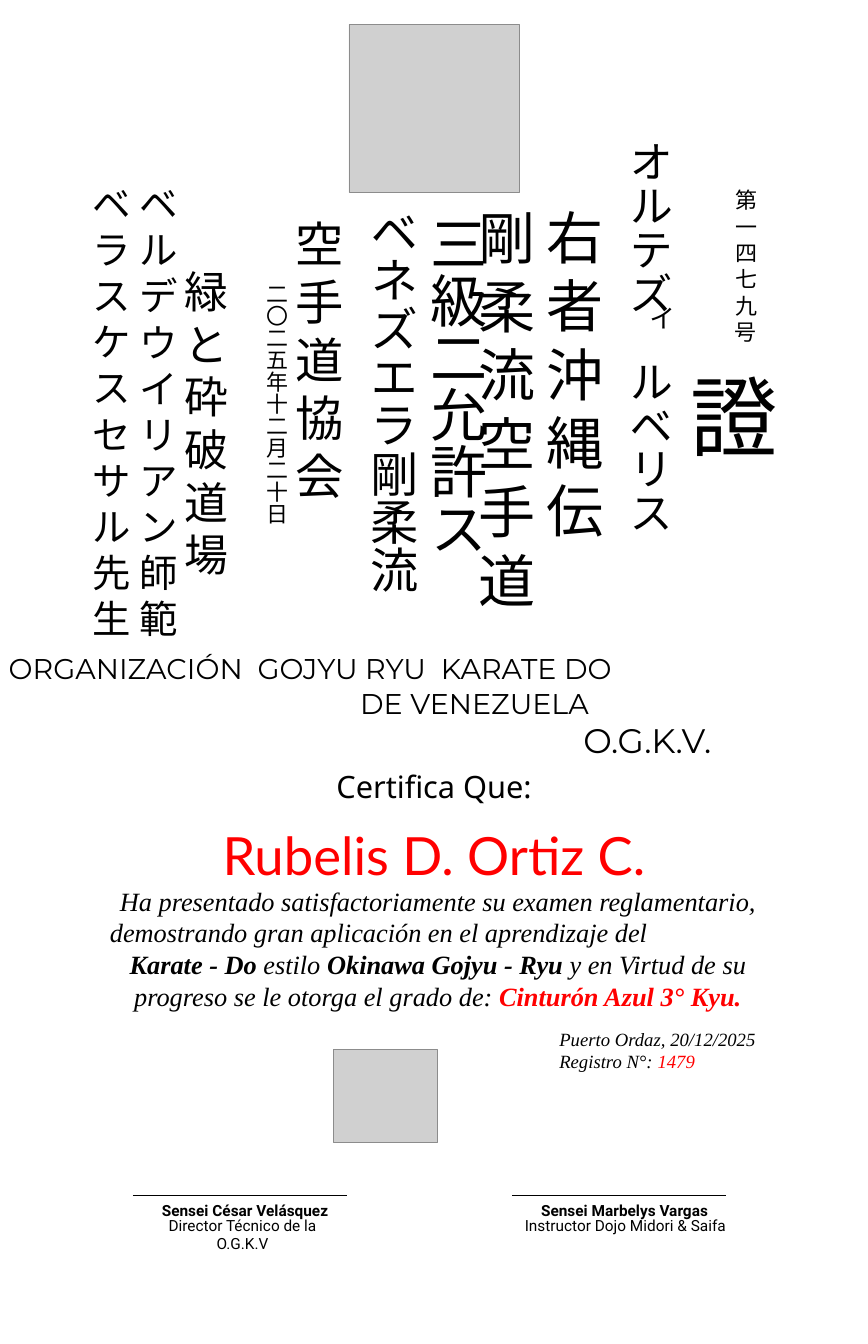
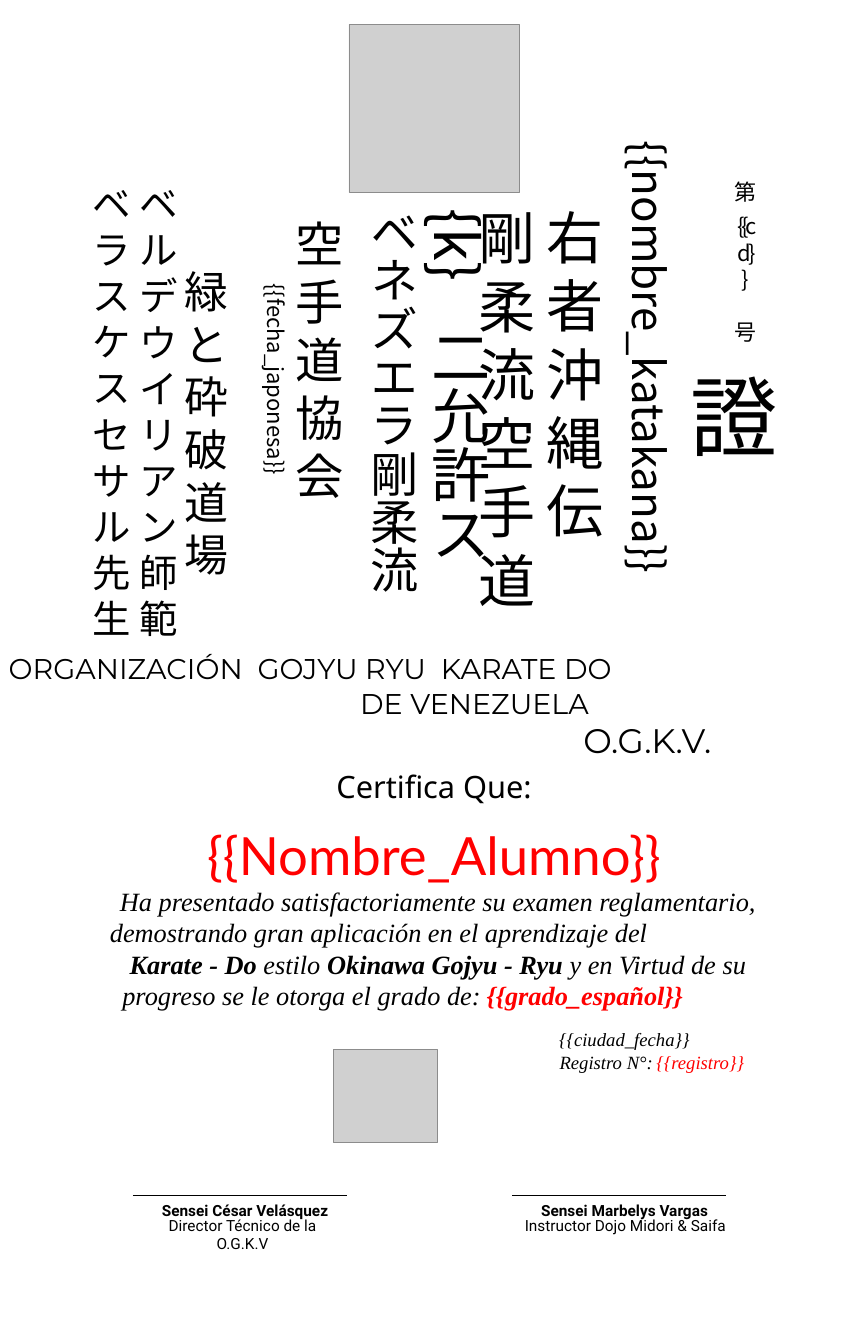
Before and after one commit to cdvfgit/ZenCert, a slide deck: slide 1 of plantillas/ogkv/ogkv_kyu_midori_saifa.pptx. Drawn at 868x1344 pixels with LibreOffice and Linux fonts; fonts in the diff are those of the drawing; grey boxes stand for pictures; background and template pictures are left out. Boxes give left, top, right and bottom in pixels: in the first picture for what was removed or moved away, otherwise in the second. Text is boxed around its words. In the diff, an @@ line names an element or a change of style, - is before the commit and + after.

```diff
--- a/plantillas/ogkv/ogkv_kyu_midori_saifa.pptx
+++ b/plantillas/ogkv/ogkv_kyu_midori_saifa.pptx
@@ text at (619,183,683,558): text changed @@
-オルテズ ルベリス
+{{nombre_katakana}}
@@ text added at (726,209,763,333), 20 pt, text #000000 @@
+{{cd}}
@@ text removed at (734,189,758,342) @@
-第一四七九号
@@ text added at (734,181,756,202), 20 pt, text #000000 @@
+第
@@ text added at (418,216,504,279), 54 pt, text #000000 @@
+{k}
@@ text at (261,302,293,469): text changed @@
-二〇二五年十二月二十日
+{{fecha_japonesa}}
@@ text at (431,324,490,566): text changed; size 52 to 54 pt @@
-三級二允許ス
+二允許ス
@@ text removed at (649,301,675,329) @@
-イ
@@ text at (207,834,661,883): text changed @@
-Rubelis D. Ortiz C.
+{{Nombre_Alumno}}
@@ text at (110,892,755,980): text changed @@
-Ha presentado satisfactoriamente su examen reglamentario, demostrando gran aplicación en el aprendizaje del Karate - Do estilo Okinawa Gojyu - Ryu y en Virtud de su progreso se le otorga el grado de: Cinturón Azul 3° Kyu.
+Ha presentado satisfactoriamente su examen reglamentario, demostrando gran aplicación en el aprendizaje del Karate - Do estilo Okinawa Gojyu - Ryu y en Virtud de su
@@ text added at (122,986,481,1011), 24 pt, text #000000, italic @@
+progreso se le otorga el grado de:
@@ text added at (487,986,683,1011), 24 pt, text #FF0000, bold, italic @@
+{{grado_español}}
@@ text added at (559,1033,689,1050), 17 pt, text #000000, italic @@
+{{ciudad_fecha}}
@@ text at (560,1056,653,1073): text changed @@
-Puerto Ordaz, 20/12/2025
-Registro N°: 1479
+Registro N°:
@@ text added at (656,1056,744,1073), 17 pt, text #FF0000, italic @@
+{{registro}}
```
Also in this commit, not shown: 6 other files.
